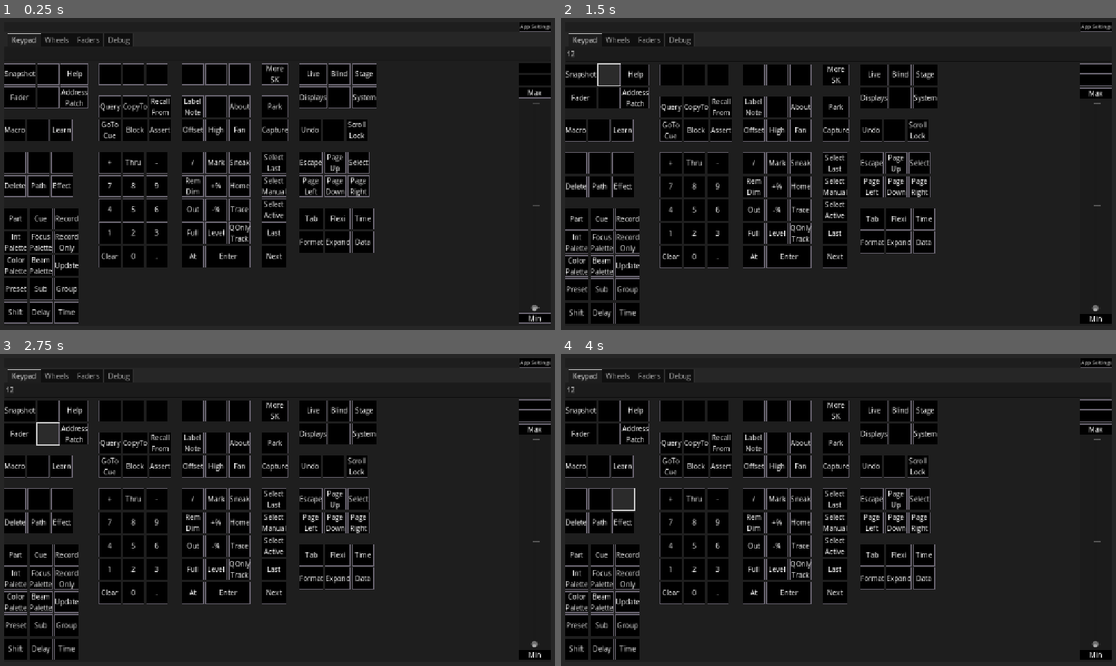
Above: before the commit, frames 1-4 (two rows, left to right).
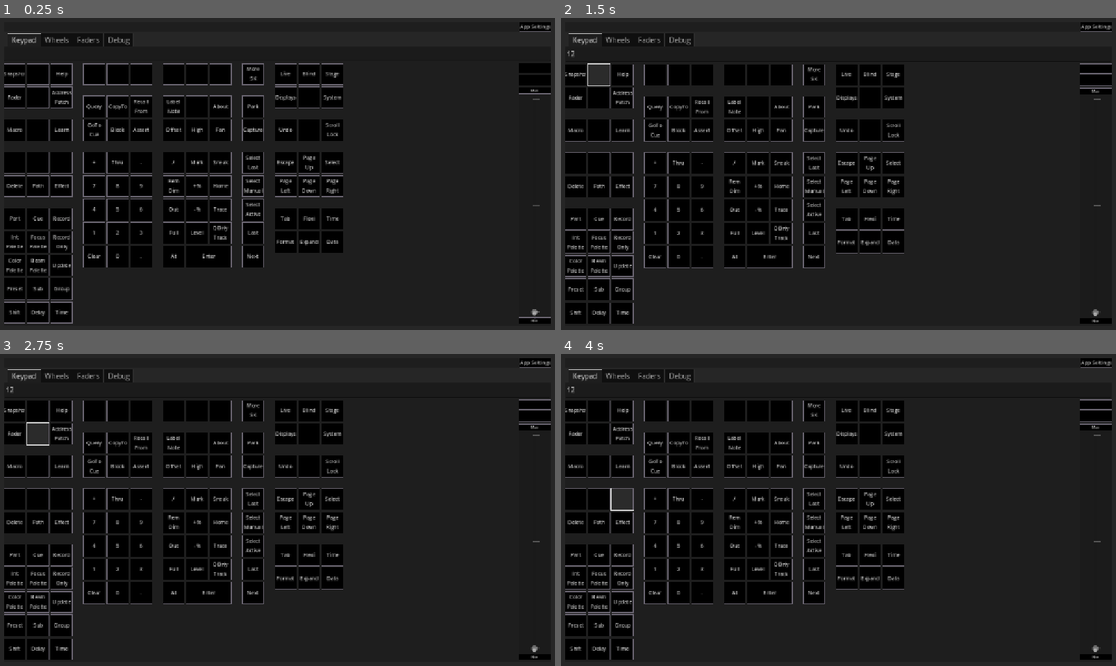
Above: after the commit, the same moments.

Repository: CoffeeCoder1/etc-eos-remote
Game: Godot game, scene res://scenes/main/main.tscn
The game is run twice, just before and just after one commit, with the same random seed, the same clock (stepped at 60 frames per second) and the same inputs.
Inputs (mouse positions are in pixels of both pictures, inside the frame that each line leads up to):
- Up to frame 1 (0.25 s): no input
- Up to frame 2 (1.5 s): click (838, 52) at 0.52 s; type "12" at 0.6 s; click (610, 74) at 1.27 s
- Up to frame 3 (2.75 s): click (49, 435) at 2.02 s
- Up to frame 4 (4 s): click (599, 466) at 2.77 s; click (622, 497) at 3.5 s

The runs differ from the first frame. In frame 1, 18% of the frame differs, in the area x 0-100%, y 14-98%; in frame 2, 18%; in frame 3, 18%; in frame 4, 18%.

Commit message:
Automatically resize button label text Kinda jank but it works well enough for now. Mostly stolen from https://forum.godotengine.org/t/is-there-auto-font-size-like-in-unity/41243/12.

Diff:
--- /dev/null
+++ b/scenes/elements/auto_size_label/auto_size_label.gd
@@ -0,0 +1,30 @@
+@tool
+class_name AutoSizeLabel extends Label
+
+@export var min_font_size := 8:
+	set(v):
+		min_font_size = clampi(v, 1, max_font_size)
+		update()
+@export var max_font_size := 12:
+	set(v):
+		max_font_size = clampi(v, min_font_size, 191)
+		update()
+
+
+func _ready() -> void:
+	clip_text = true
+	item_rect_changed.connect(update)
+
+
+func _set(property: StringName, value: Variant) -> bool:
+	# Listen for changes to text.
+	if property == "text":
+		text = value
+		update()
+		return true
+
+	return false
+
+
+func update() -> void:
+	return LabelAutoSizer.update_font_size_by_height(self)
--- /dev/null
+++ b/scenes/elements/auto_size_label/label_auto_sizer.gd
@@ -0,0 +1,46 @@
+class_name LabelAutoSizer
+
+
+static func get_text_paragraph() -> TextParagraph:
+	var line := TextParagraph.new()
+	line.justification_flags = TextServer.JUSTIFICATION_NONE
+	line.alignment = HORIZONTAL_ALIGNMENT_LEFT
+
+	return line
+
+
+static func update_font_size_by_height(label: AutoSizeLabel) -> void:
+	var font_size_range := Vector2i(label.min_font_size, label.max_font_size)
+	var font := label.get_theme_font("font")
+
+	var paragraph := get_text_paragraph()
+	paragraph.width = label.size.x
+	paragraph.break_flags = TextServer.BREAK_MANDATORY | TextServer.BREAK_WORD_BOUND | TextServer.BREAK_ADAPTIVE
+
+	while true:
+		paragraph.clear()
+
+		var mid_font_size := font_size_range.x + roundi((font_size_range.y - font_size_range.x) * 0.5)
+		if !paragraph.add_string(label.text, font, mid_font_size):
+			push_warning("Could not create a string!")
+			return
+
+		var text_height: int = paragraph.get_size().y
+
+		if text_height > label.size.y:
+			if font_size_range.y == mid_font_size:
+				break
+
+			font_size_range.y = mid_font_size
+
+		if text_height <= label.size.y:
+			if font_size_range.x == mid_font_size:
+				break
+
+			font_size_range.x = mid_font_size
+	label.add_theme_font_size_override("font_size", font_size_range.x)
+
+	# Detect if lines got clipped. If yes, force it to reduce size to fit inside the original.
+	#while label.get_visible_line_count() < label.get_line_count():
+	#	font_size_range.x -= 1
+	#	label.add_theme_font_size_override("font_size", font_size_range.x)
--- a/scenes/messages/osc_key.gd
+++ b/scenes/messages/osc_key.gd
@@ -11,17 +11,8 @@
 		_update_send_address()
 @export_multiline var key_label: String:
 	set(new_label):
-		# Iterate through label lines
-		for line in new_label.split("\n"):
-			# Find a good font size, and, if it's smaller than the current one, set it as the font size override
-			var font_size: int = 12 - ((line.length() - 5) * 1.05)
-			if font_size <= get_theme_font_size("font_size"):
-				add_theme_font_size_override("font_size", font_size)
-			else:
-				remove_theme_font_size_override("font_size")
-
+		label.text = new_label
 		key_label = new_label
-		label.text = new_label
 ## Should clicking this button clear any selected modifiers?
 @export var clears_modifiers: bool = true
 ## Should this button latch? This is effectively the same as default toggle buttons, but more tailored
@@ -44,7 +35,7 @@
 
 var osc_element: OSCElement
 var panel_container: PanelContainer
-var label: Label
+var label: AutoSizeLabel
 ## The current mode to draw the button in.
 var draw_mode: DrawMode = DrawMode.DRAW_NORMAL
 ## Is the button currently pressed?
@@ -72,11 +63,12 @@
 	panel_container.set_anchors_preset(Control.PRESET_FULL_RECT)
 	add_child(panel_container, false, Node.INTERNAL_MODE_FRONT)
 
-	label = Label.new()
+	label = AutoSizeLabel.new()
 	label.mouse_filter = Control.MOUSE_FILTER_IGNORE
-	label.set_anchors_preset(Control.PRESET_FULL_RECT)
-	label.size_flags_horizontal = Control.SIZE_SHRINK_CENTER
+	label.size_flags_vertical = Control.SIZE_FILL
+	label.size_flags_horizontal = Control.SIZE_FILL
 	label.horizontal_alignment = HORIZONTAL_ALIGNMENT_CENTER
+	label.vertical_alignment = VERTICAL_ALIGNMENT_CENTER
 	panel_container.add_child(label, false, Node.INTERNAL_MODE_FRONT)
 
 
Not shown, added: scenes/elements/auto_size_label/auto_size_label.gd.uid
Not shown, added: scenes/elements/auto_size_label/label_auto_sizer.gd.uid
